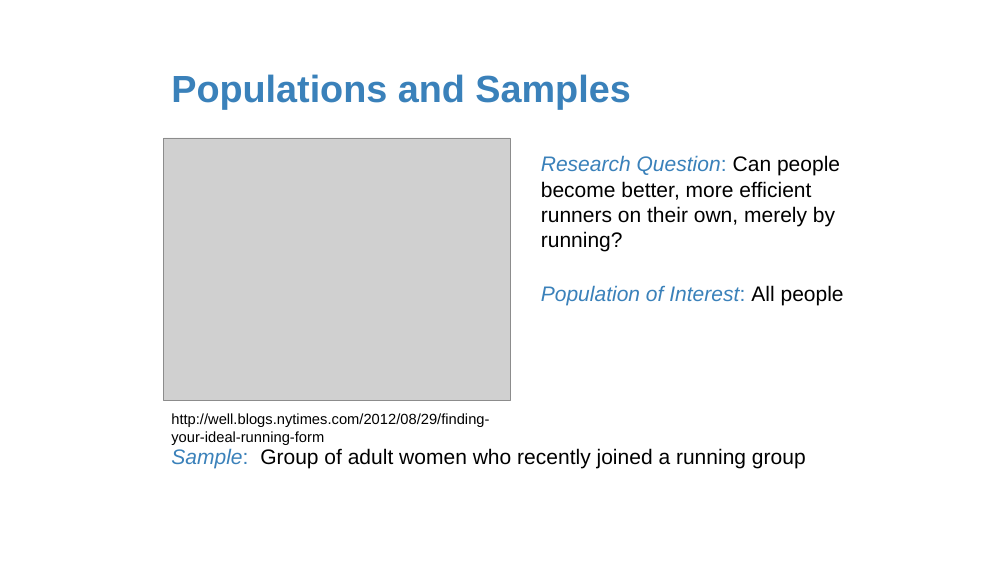
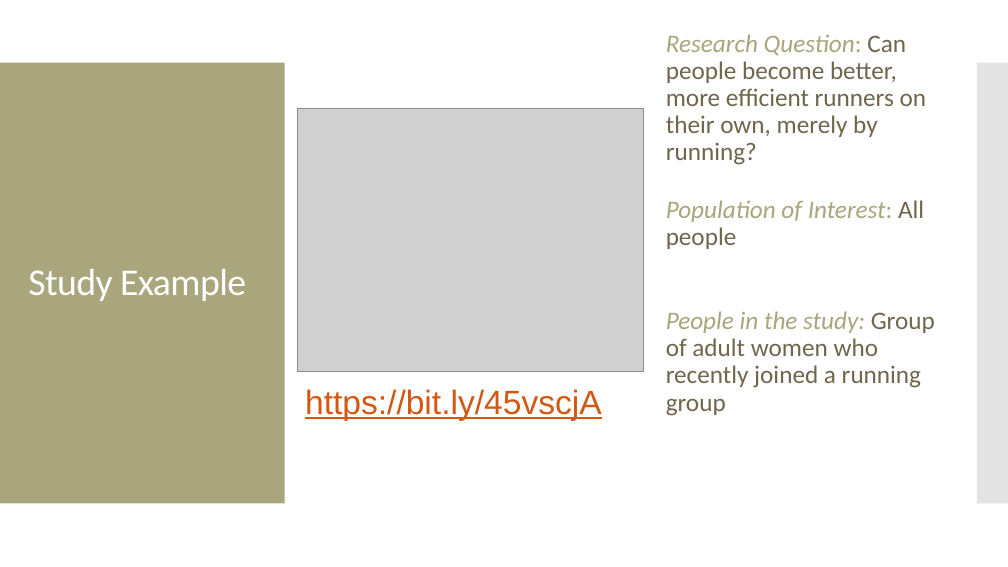
Before and after one commit to amosca01/MATH108-F23, a slide deck: slide 9 of slides/02-data-collection.pptx (slide 5 before the commit). Drawn at 1008x567 pixels with LibreOffice and Linux fonts; fonts in the diff are those of the drawing; grey boxes stand for pictures. Boxes give left, top, right and bottom in pixels: in the first picture for what was removed or moved away, otherwise in the second. Text is boxed around its words. In the diff, an @@ line names an element or a change of style, - is before the commit and + after.

```diff
--- a/slides/02-data-collection.pptx
+++ b/slides/02-data-collection.pptx
@@ text "Research Question: Can people become ...": place and size @@
-text "Research Question: Can people become ..." at [541,155,840,251]
+text "Research Question: Can people become ..." at [666,34,927,165]
@@ text "Research Question: Can people become ..." at [666,34,927,165]: size 20 to 24 pt, font Arial to Calibri; text colour #3A81BA to #A9A57C in "Research Question:"; text colour #000000 to #6F664C in "Can people become better, more efficient runners ..."; line spacing 1 to 0.9 @@
@@ rectangle added at [0,63,285,504], fill #A9A57C @@
@@ title removed at [171,74,630,109] @@
-Populations and Samples
@@ rectangle added at [977,63,1008,504], fill #C8C8C8 at 50% opacity @@
@@ picture: place and size @@
-picture at [164,138,510,400]
+picture at [298,109,644,371]
@@ text "Population of Interest: All people": place and size @@
-text "Population of Interest: All people" at [541,285,844,305]
+text "Population of Interest: All people" at [666,200,924,249]
@@ text "Population of Interest: All people" at [666,200,924,249]: size 20 to 24 pt, font Arial to Calibri; text colour #3A81BA to #A9A57C in "Population of Interest:"; text colour #000000 to #6F664C in "All people"; line spacing 1 to 0.9 @@
@@ title added at [28,269,246,301], 36 pt, text #FFFFFF @@
+Study Example
@@ text added at [666,311,935,416], 24 pt, text #6F664C @@
+People in the study: Group of adult women who recently joined a running group
@@ text added at [305,389,602,421], 32 pt, text #D25814, underline @@
+https://bit.ly/45vscjA
@@ text removed at [171,413,489,445] @@
-http://well.blogs.nytimes.com/2012/08/29/finding-your-ideal-running-form
@@ text removed at [171,448,806,469] @@
-Sample: Group of adult women who recently joined a running group
```
Also in this commit, not shown: 32 other slides changed, 21 slides added, 18 slides removed, 4 other files.
